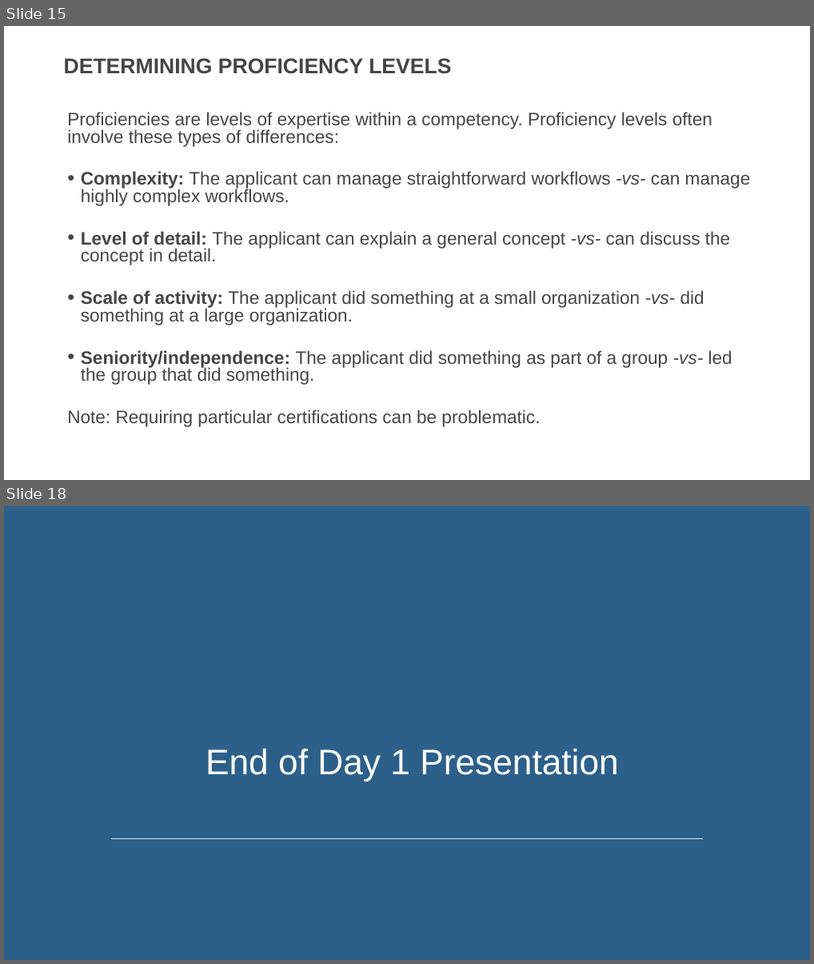
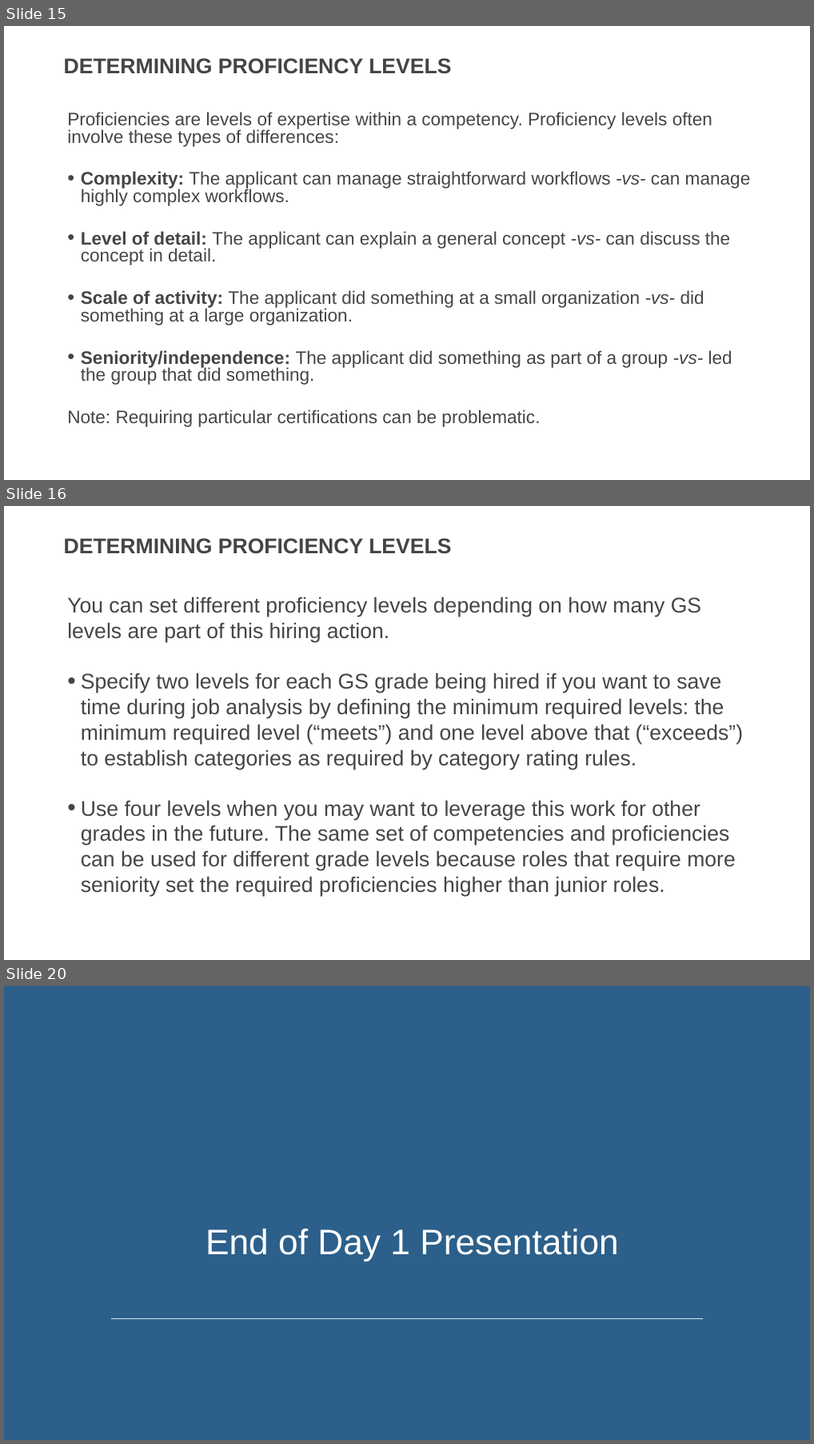
Before and after one commit to usds/SME-QA-Website, a slide deck: toolkit/job-analysis/job-analysis-presentation.pptx. Shown one above the other, each under a label of ours: slides 15 and 18 before the commit, slides 15, 16 and 20 after it; the slides between them are not shown. The pictures are 814x964 and 814x1444 pixels, drawn with LibreOffice and Linux fonts; fonts in the diff are those of the drawing. Boxes give left, top, right and bottom in pixels: in the first picture for what was removed or moved away, otherwise in the second. Text is boxed around its words. In the diff, an @@ line names an element or a change of style, - is before the commit and + after.

```diff
--- a/toolkit/job-analysis/job-analysis-presentation.pptx
+++ b/toolkit/job-analysis/job-analysis-presentation.pptx
@@ slide 16 added at (x1=4, y1=506, x2=810, y2=960), background #FFFFFF @@
@@ title added at (x1=64, y1=538, x2=451, y2=554), 36 pt, text #454545, bold @@
+DETERMINING PROFICIENCY LEVELS
@@ text added at (x1=67, y1=596, x2=743, y2=896), 36 pt, text #454545 @@
+You can set different proficiency levels depending on how many GS levels are part of this hiring action.
+• Specify two levels for each GS grade being hired if you want to save time during job analysis by defining the minimum required levels: the minimum required level (“meets”) and one level above that (“exceeds”) to establish categories as required by category rating rules.
+• Use four levels when you may want to leverage this work for other grades in the future. The same set of competencies and proficiencies can be used for different grade levels because roles that require more seniority set the required proficiencies higher than junior roles.
@@ what was slide 18 is now slide 20 @@
```
Also in this commit, not shown: 11 slides changed, 2 other slides added.
